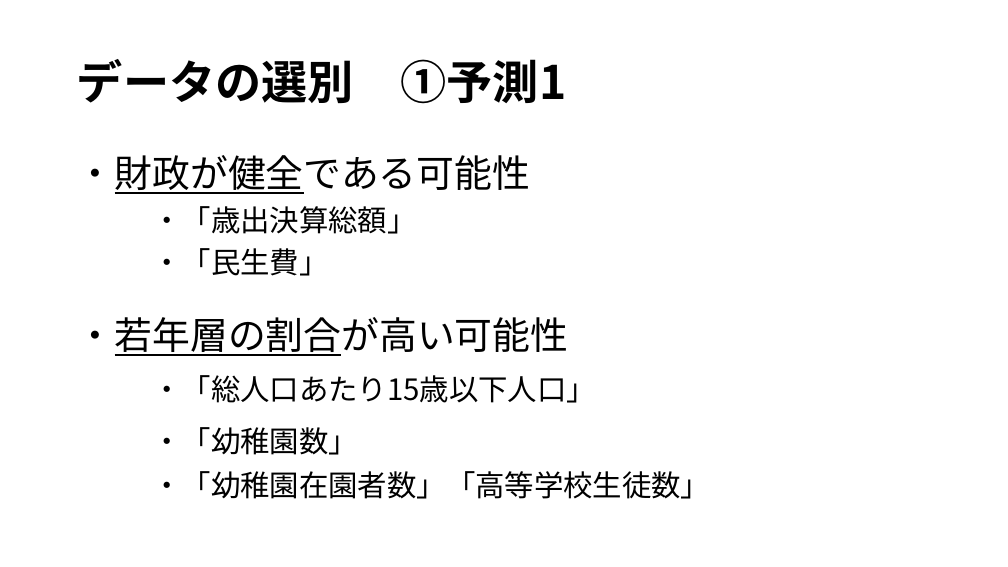
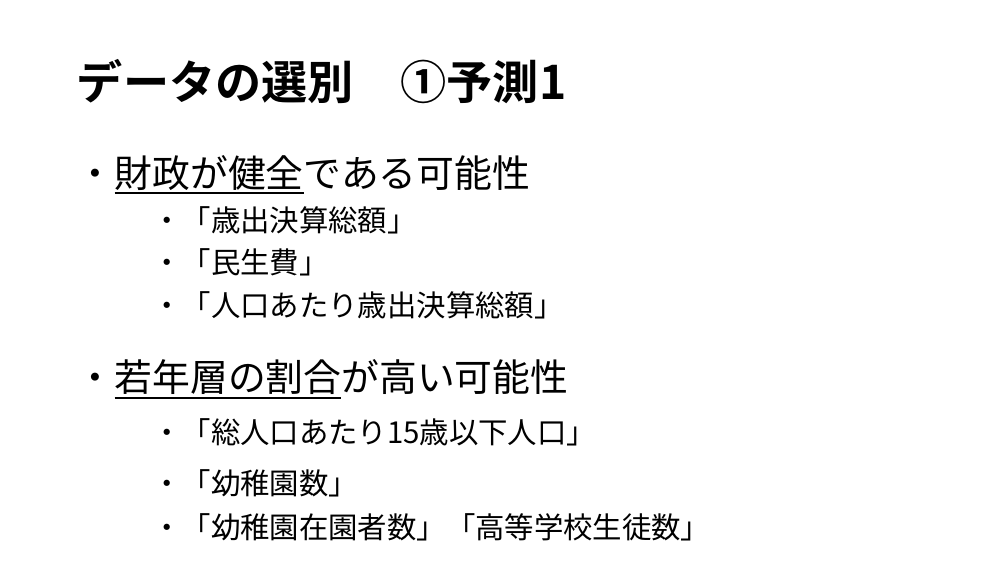
Before and after one commit to IY-del/univ, a slide deck: slide 7 of プレゼンテーション.pptx. Drawn at 1008x567 pixels with LibreOffice and Linux fonts; fonts in the diff are those of the drawing. Boxes give left, top, right and bottom in pixels: in the first picture for what was removed or moved away, otherwise in the second. Text is boxed around its words. In the diff, an @@ line names an element or a change of style, - is before the commit and + after.

Commit message:
pptx edit

```diff
--- a/プレゼンテーション.pptx
+++ b/プレゼンテーション.pptx
@@ text at (152,291,563,319): paragraph added @@
+・「人口あたり歳出決算総額」
```
Also in this commit, not shown: 1 other slide changed.
